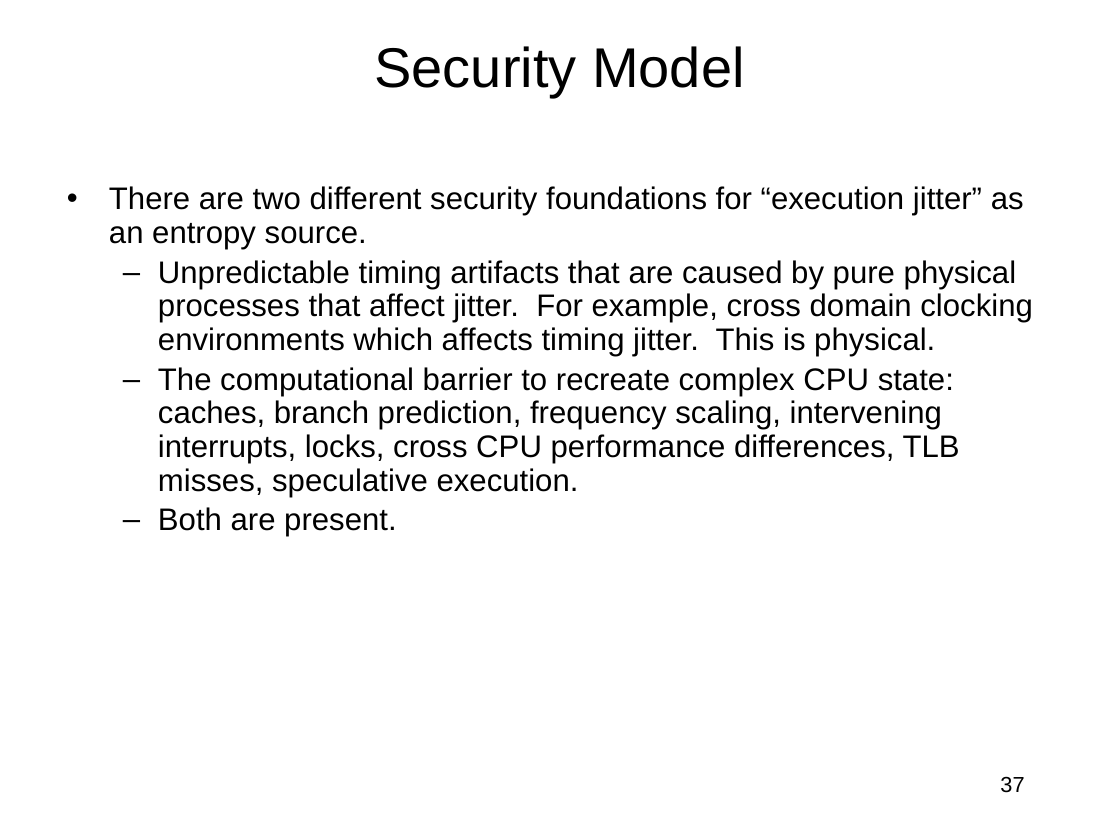
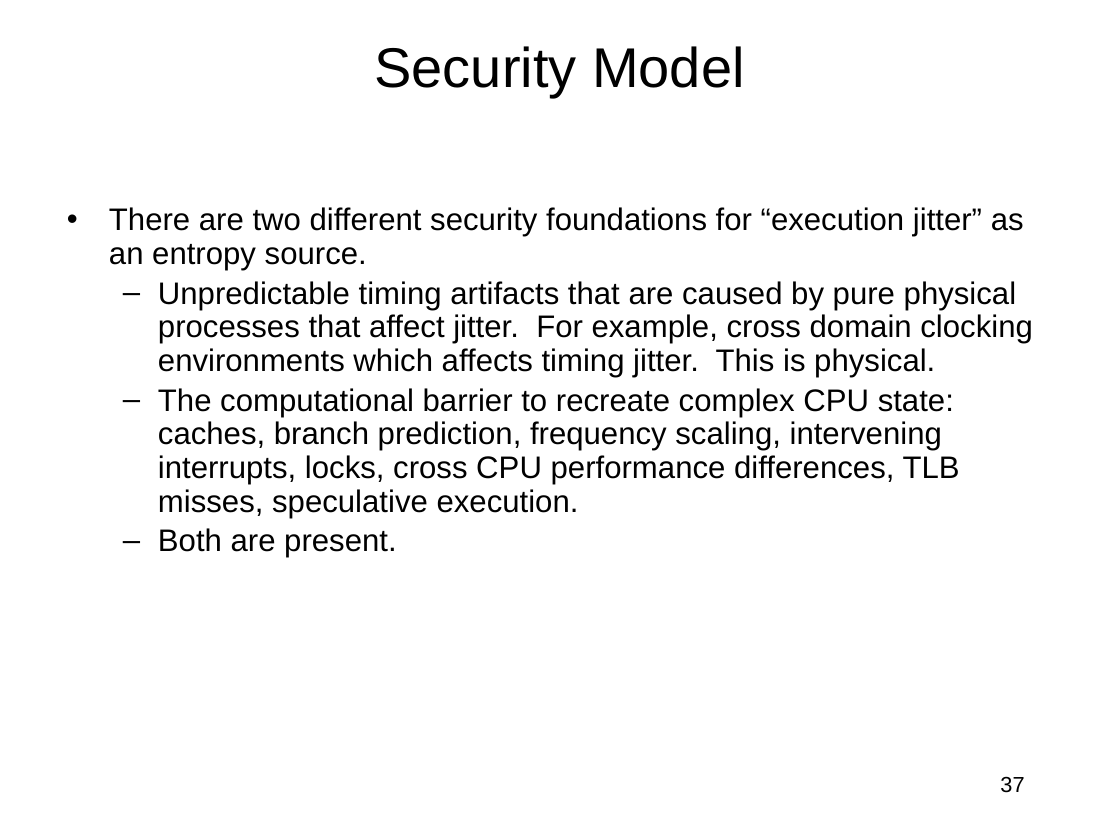
Before and after one commit to jlmucb/class_notes, a slide deck: slide 37 of BerkeleyClass/CS290Spring2013/Lectures/entropy_talk.pptx. Drawn at 1120x840 pixels with LibreOffice and Linux fonts; fonts in the diff are those of the drawing. Boxes give left, top, right and bottom in pixels: in the first picture for what was removed or moved away, otherwise in the second. Text is boxed around its words. In the diff, an @@ line names an element or a change of style, - is before the commit and + after.

```diff
--- a/BerkeleyClass/CS290Spring2013/Lectures/entropy_talk.pptx
+++ b/BerkeleyClass/CS290Spring2013/Lectures/entropy_talk.pptx
@@ text "There are two different security ...": place and size @@
-text "There are two different security ..." at [109,186,1033,537]
+text "There are two different security ..." at [109,207,1033,558]
```
Also in this commit, not shown: 5 other slides changed, 1 other file.
